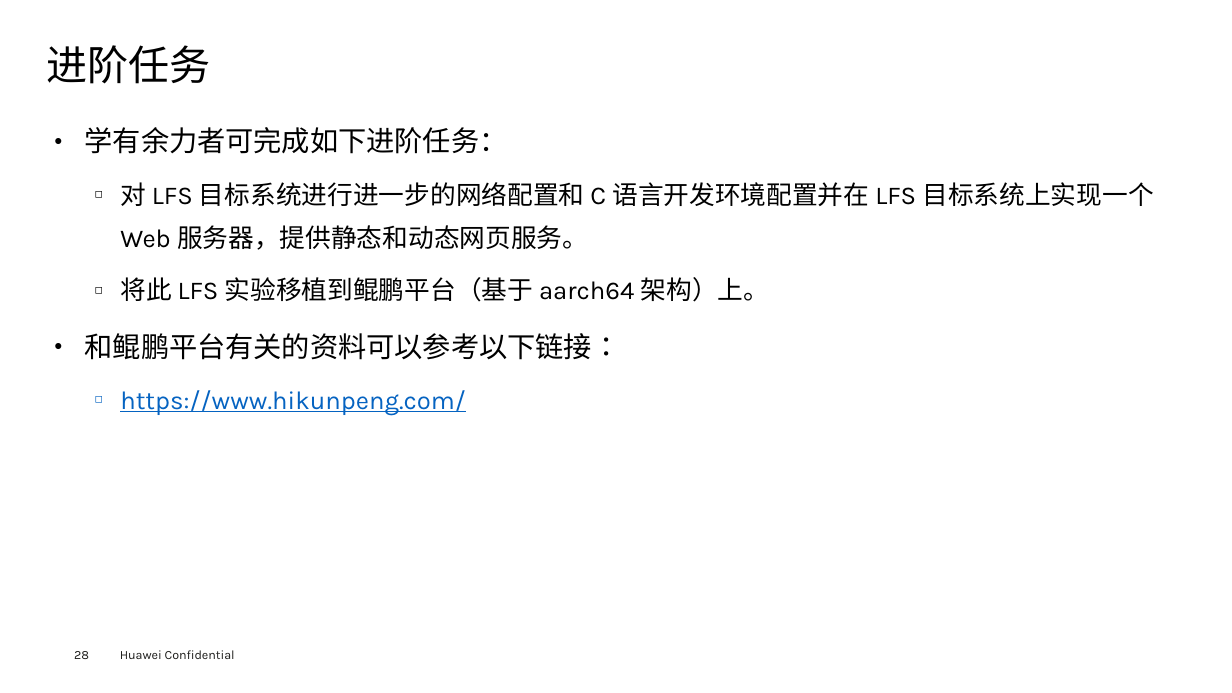
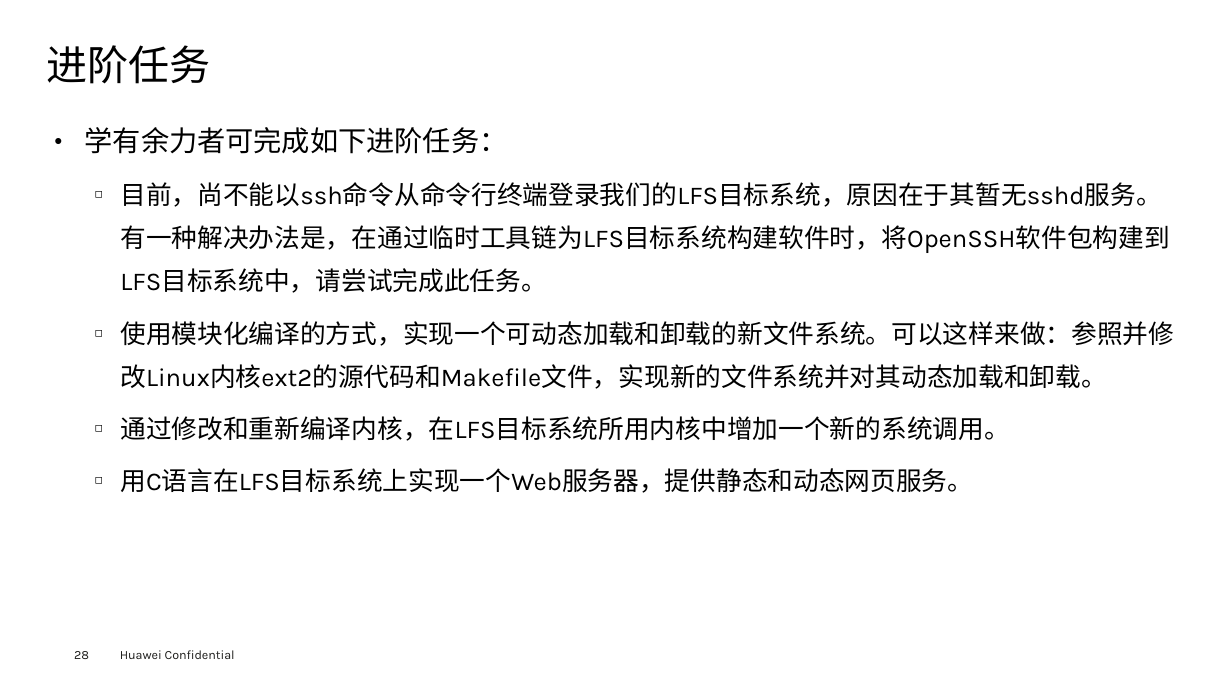
Before and after one commit to openeuler-mirror/lfs-course, a slide deck: slide 29 of lfs-7.7-systemd/documents/LFS-on-openEuler_Lecture-Handout_v1.3.1.pptx. Drawn at 1232x693 pixels with LibreOffice and Linux fonts; fonts in the diff are those of the drawing; background and template pictures are left out. Boxes give left, top, right and bottom in pixels: in the first picture for what was removed or moved away, otherwise in the second. Text is boxed around its words. In the diff, an @@ line names an element or a change of style, - is before the commit and + after.

```diff
--- a/lfs-7.7-systemd/documents/LFS-on-openEuler_Lecture-Handout_v1.3.1.pptx
+++ b/lfs-7.7-systemd/documents/LFS-on-openEuler_Lecture-Handout_v1.3.1.pptx
@@ text at (120, 182, 1174, 493): text changed @@
-  ◻ 对 LFS 目标系统进行进一步的网络配置和 C 语言开发环境配置并在 LFS 目标系统上实现一个 Web 服务器，提供静态和动态网页服务。
-  ◻ 将此 LFS 实验移植到鲲鹏平台（基于 aarch64 架构）上。
-● 和鲲鹏平台有关的资料可以参考以下链接：
-  ◻ https://www.hikunpeng.com/
+  ◻ 目前，尚不能以ssh命令从命令行终端登录我们的LFS目标系统，原因在于其暂无sshd服务。有一种解决办法是，在通过临时工具链为LFS目标系统构建软件时，将OpenSSH软件包构建到LFS目标系统中，请尝试完成此任务。
+  ◻ 使用模块化编译的方式，实现一个可动态加载和卸载的新文件系统。可以这样来做：参照并修改Linux内核ext2的源代码和Makefile文件，实现新的文件系统并对其动态加载和卸载。
+  ◻ 通过修改和重新编译内核，在LFS目标系统所用内核中增加一个新的系统调用。
+  ◻ 用C语言在LFS目标系统上实现一个Web服务器，提供静态和动态网页服务。
```
Also in this commit, not shown: 8 other files.
